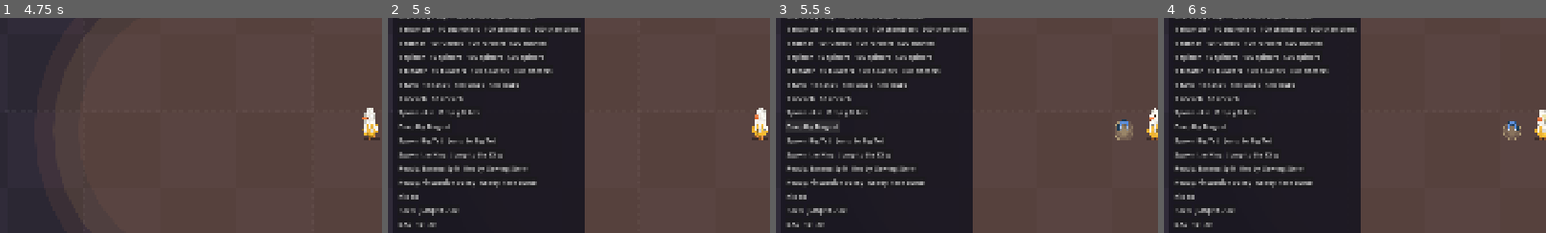
Above: before the commit, frames 1-4 (left to right).
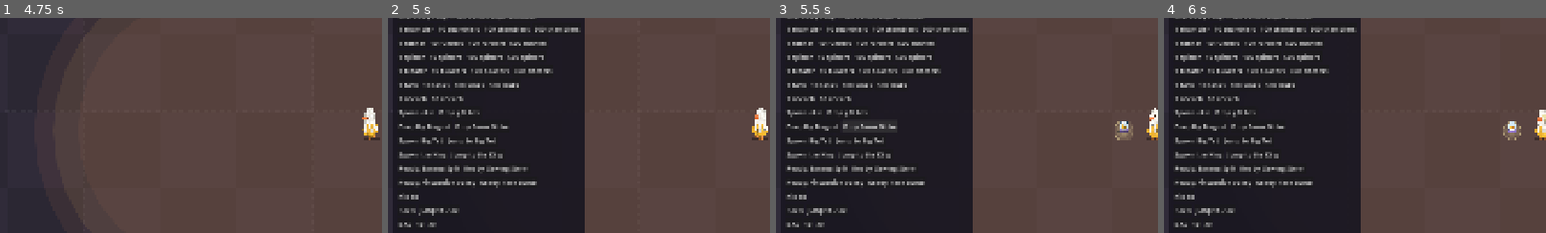
Above: after the commit, the same moments.

Repository: DennitoCheeto/stuffed
Game: Godot game, scene res://src/main/main.tscn
The game is run twice, just before and just after one commit, with the same random seed, the same clock (stepped at 60 frames per second) and the same inputs.
Inputs (mouse positions are % of the whole screen's width and height, from its top left):
- Up to frame 1 (4.75 s): click "Start run" at 0.5 s; tap Enter (ui_accept) at 1.25, 1.52, 1.82, 4.25, 4.52 s; move the mouse to (72, 45) at 1.27 s; hold D (p1_move_right) 1.28-2 s; hold B (banish_card) 1.28-2 s; click (72, 45) at 1.42 s; drag from (30, 55) to (45, 70) at 2.02 s; move the mouse to (60, 28) at 2.77 s; hold D (p1_move_right) 2.78-3.5 s; hold 1 (pick_card_1) 2.78-3.5 s; drag from (45, 70) to (20, 35) at 3.52 s; move the mouse to (80, 65) at 4.27 s; hold A (p1_move_left) from 4.28 s (still down); tap 3 (pick_card_3) at 4.35 s
- Up to frame 2 (5 s): keep holding A (p1_move_left); tap Enter (ui_accept) at 4.82 s; tap F1 (dev_menu) at 4.9 s
- Up to frame 3 (5.5 s): release A (p1_move_left) at 5 s; click "Drop Big Magnet" (after the commit: "Drop Snow Globe") at 5 s
- Up to frame 4 (6 s): click "Pause" at 5.75 s
The pictures show only the part of the screen within x 0-50%, y 24-74%; the shares and areas given below are measured in that part.

Frame 1 is identical in both runs. In frame 2, 0.2% of the frame differs, in the area x 17-32%, y 49-53%; in frame 3, 0.4%, in the area x 17-93%, y 47-54%; in frame 4, 0.3%.

Commit message:
M2-21: Snow Globe (freeze) (#89)
* M2-21: Snow Globe (freeze)

Grabbing a Snow Globe freezes the horde for 5 s: zombies stand still with a
pale icy tint, can't attack or hurt by touch, and still take damage (no
knockback). Enemy bullets in the air pop into fluff, the spawner pauses
(elites due meanwhile come right after), and bosses aren't frozen but run
at half speed. In the last second the ice cracks (sound) and the zombies
shake; then everything goes on as normal. Numbers live in
data/floor_pickup_rules.tres; the dev menu gets "Drop Snow Globe".

Closes #85

Co-Authored-By: Claude Opus 5.5 <noreply@anthropic.com>

* M2-21: fix line length in snow globe look (gdformat)

Co-Authored-By: Claude Opus 5.5 <noreply@anthropic.com>

---------

Co-authored-by: DennitoCheeto <216903375+DennitoCheeto@users.noreply.github.com>
Co-authored-by: Claude Opus 5.5 <noreply@anthropic.com>

Diff:
--- a/data/floor_pickup_rules.tres
+++ b/data/floor_pickup_rules.tres
@@ -12,9 +12,18 @@
 weight = 40.0
 sound = &"magnet"
 
+[sub_resource type="Resource" id="Resource_snow_globe"]
+script = ExtResource("2_def")
+id = &"snow_globe"
+display_name = "Snow Globe"
+banner = "SNOW GLOBE!"
+banner_subtitle = "The horde is frozen"
+weight = 30.0
+sound = &"snow_globe"
+
 [resource]
 script = ExtResource("1_rules")
-kinds = Array[ExtResource("2_def")]([SubResource("Resource_magnet")])
+kinds = Array[ExtResource("2_def")]([SubResource("Resource_magnet"), SubResource("Resource_snow_globe")])
 first_drop_after = 30.0
 min_gap = 45.0
 gap_spread = 30.0
@@ -22,3 +31,6 @@
 max_on_floor = 2
 touch_radius = 22.0
 banner_seconds = 1.8
+freeze_seconds = 5.0
+freeze_crack_seconds = 1.0
+freeze_boss_speed = 0.5
--- a/src/audio/sfx_bank.gd
+++ b/src/audio/sfx_bank.gd
@@ -41,6 +41,8 @@
 	&"boss_down": 1.6,
 	# Floor pickups (spec 02b).
 	&"magnet": 0.45,
+	&"snow_globe": 0.7,
+	&"ice_crack": 0.4,
 }
 
 
@@ -105,6 +107,8 @@
 		&"boss_hit": _boss_hit,
 		&"boss_down": _boss_down,
 		&"magnet": _magnet,
+		&"snow_globe": _snow_globe,
+		&"ice_crack": _ice_crack,
 	}
 	return voices[sound]
 
@@ -400,3 +404,28 @@
 	var tone: float = Synth.sine(phase) + 0.35 * Synth.triangle(phase * 2.0)
 	var envelope: float = minf(t / 0.02, 1.0) * clampf((0.45 - t) / 0.12, 0.0, 1.0)
 	return 0.3 * tone * envelope
+
+
+## Snow Globe grabbed: a bright music-box tinkle going up, over a soft icy crackle.
+static func _snow_globe(t: float) -> float:
+	var tinkle: float = 0.0
+	var notes: PackedFloat32Array = [84.0, 88.0, 91.0, 96.0]
+	for i: int in notes.size():
+		var start: float = i * 0.08
+		if t >= start:
+			var local: float = t - start
+			tinkle += Synth.sine(Synth.midi_hz(notes[i]) * local) * exp(-7.0 * local)
+	return 0.18 * tinkle + 0.08 * _crackle(t, 0.7)
+
+
+## The ice of a freeze cracks (it ends soon): a few sharp snaps.
+static func _ice_crack(t: float) -> float:
+	var snap: float = Synth.sine(Synth.sweep(t, 2400.0, 900.0, 0.4)) * exp(-14.0 * t)
+	return 0.12 * snap + 0.2 * _crackle(t, 0.4)
+
+
+## Short noise ticks that come and go, like ice or frost crackling, fading out over `length`.
+static func _crackle(t: float, length: float) -> float:
+	var tick_phase: float = fmod(t * 23.0, 1.0)
+	var ticks: float = exp(-40.0 * tick_phase) * absf(sin(t * 61.0))
+	return Synth.noise(t) * ticks * clampf((length - t) / (length * 0.5), 0.0, 1.0)
--- /dev/null
+++ b/src/effects/fluff_poofs.gd
@@ -0,0 +1,39 @@
+class_name FluffPoofs
+extends Node2D
+## Little white puffs of fluff, one at each spot, that grow and fade (enemy bullets popped by a
+## Snow Globe). One node draws all of them, so many puffs stay cheap.
+
+const LIFETIME: float = 0.45
+const PUFF_RADIUS: float = 9.0
+## Little balls per puff and how far they spread.
+const BALLS: int = 5
+const SPREAD: float = 10.0
+const FLUFF_COLOR: Color = Color("#f4f1e8")
+
+var spots: PackedVector2Array = []
+
+var _time: float = 0.0
+
+
+func _init(at: PackedVector2Array = PackedVector2Array()) -> void:
+	spots = at
+
+
+func _process(delta: float) -> void:
+	_time += delta
+	if _time >= LIFETIME:
+		queue_free()
+		return
+	queue_redraw()
+
+
+func _draw() -> void:
+	var share: float = _time / LIFETIME
+	var grow: float = 1.0 - pow(1.0 - share, 3.0)
+	var fluff: Color = FLUFF_COLOR
+	fluff.a = 0.9 * (1.0 - share)
+	for spot: Vector2 in spots:
+		draw_circle(spot, PUFF_RADIUS * (0.6 + 0.4 * grow), fluff)
+		for i: int in BALLS:
+			var out: Vector2 = Vector2.from_angle(TAU * i / BALLS + 0.4) * SPREAD * grow
+			draw_circle(spot + out, PUFF_RADIUS * 0.5, fluff)
--- a/src/enemies/enemy_manager.gd
+++ b/src/enemies/enemy_manager.gd
@@ -24,6 +24,10 @@
 signal boss_angry(boss: Zombie)
 ## A boss landed from a lunge.
 signal boss_landed(boss: Zombie)
+## A freeze is about to end: the ice cracks (sound).
+signal ice_cracking
+## A freeze ended: everything moves again.
+signal thawed
 
 ## Weapons find the manager through this group.
 const GROUP: StringName = &"enemy_manager"
@@ -49,7 +53,15 @@
 var zombies: Array[Zombie] = []
 ## While calm (goal reached), zombies stand still and can't hurt anyone.
 var calm: bool = false
-
+## Snow Globe: seconds the horde stays frozen (0 = not frozen), see `freeze`.
+var freeze_left: float = 0.0
+## While frozen, bosses move at this share of their speed.
+var freeze_boss_speed: float = 0.5
+## The ice cracks this many seconds before the freeze ends.
+var freeze_crack_seconds: float = 1.0
+
+## The crack of the current freeze was announced.
+var _cracked: bool = false
 var _grid: SpatialGrid = SpatialGrid.new(GRID_CELL)
 ## Only for looks (shamble phase, burst directions), so it doesn't change the seeded run.
 var _cosmetic_rng: RandomNumberGenerator = RandomNumberGenerator.new()
@@ -178,23 +190,81 @@
 	_grid.clear()
 	for zombie: Zombie in zombies:
 		_grid.insert(zombie, zombie.position)
+	var frozen: bool = is_frozen()
+	var shake: float = thaw_shake()
 	for zombie: Zombie in zombies:
 		if calm:
 			zombie.heading = Vector2.ZERO
 			zombie.windup_left = -1.0
 			if zombie.brain != null:
 				zombie.brain.calm_down()
+			zombie.tick(delta)
+		elif frozen and not zombie.is_boss():
+			_hold_frozen(zombie, shake)
+			zombie.tick(delta)
 		else:
-			var target: Player = _nearest_player(zombie.position, players)
-			if zombie.brain != null:
-				_move_boss(zombie, target, delta)
-			else:
-				_move(zombie, target, delta)
-			if zombie.brain == null or not zombie.brain.is_airborne():
-				_touch_players(zombie, players)
-			if zombie.attack != null:
-				_attack(zombie, target, delta)
-		zombie.tick(delta)
+			zombie.frozen = false
+			# A Snow Globe only slows bosses: their whole turn runs at a share of the speed.
+			var turn: float = delta * freeze_boss_speed if frozen else delta
+			_take_turn(zombie, players, turn)
+			zombie.tick(turn)
+	_count_down_freeze(delta)
+
+
+## A zombie's normal turn: walk (or the boss's pattern), touch players, attack.
+func _take_turn(zombie: Zombie, players: Array[Player], delta: float) -> void:
+	var target: Player = _nearest_player(zombie.position, players)
+	if zombie.brain != null:
+		_move_boss(zombie, target, delta)
+	else:
+		_move(zombie, target, delta)
+	if zombie.brain == null or not zombie.brain.is_airborne():
+		_touch_players(zombie, players)
+	if zombie.attack != null:
+		_attack(zombie, target, delta)
+
+
+## Freezes the horde for `seconds` (Snow Globe, spec 02b §3): zombies can't move, attack or hurt
+## by touch, but still take damage. Bosses aren't frozen, they move at `boss_speed` (0.5 = half).
+## In the last `crack_seconds` the ice cracks and they shake.
+func freeze(seconds: float, boss_speed: float, crack_seconds: float) -> void:
+	freeze_left = maxf(freeze_left, seconds)
+	freeze_boss_speed = boss_speed
+	freeze_crack_seconds = crack_seconds
+	_cracked = false
+
+
+func is_frozen() -> bool:
+	return freeze_left > 0.0
+
+
+## 0 while the ice holds, rising to 1 in the last seconds of a freeze (the ice cracks).
+func thaw_shake() -> float:
+	if not is_frozen() or freeze_left > freeze_crack_seconds:
+		return 0.0
+	return clampf(1.0 - freeze_left / maxf(freeze_crack_seconds, 0.001), 0.0, 1.0)
+
+
+## A frozen zombie stands still in its pose: no walking, no push, no wind-up, no touch damage.
+func _hold_frozen(zombie: Zombie, shake: float) -> void:
+	zombie.frozen = true
+	zombie.thaw_shake = shake
+	zombie.heading = Vector2.ZERO
+	zombie.knockback = Vector2.ZERO
+	zombie.windup_left = -1.0
+
+
+func _count_down_freeze(delta: float) -> void:
+	if not is_frozen():
+		return
+	freeze_left = maxf(freeze_left - delta, 0.0)
+	if not _cracked and freeze_left <= freeze_crack_seconds:
+		_cracked = true
+		ice_cracking.emit()
+	if freeze_left <= 0.0:
+		for zombie: Zombie in zombies:
+			zombie.frozen = false
+		thawed.emit()
 
 
 func _alive_players() -> Array[Player]:
--- a/src/enemies/spawner.gd
+++ b/src/enemies/spawner.gd
@@ -31,6 +31,10 @@
 var _mini_boss_done: bool = false
 ## The boss has come.
 var _boss_done: bool = false
+## Seconds the spawner still waits (Snow Globe); while it waits, nothing new comes.
+var _paused_left: float = 0.0
+## Elites that fell due during the last pause may come this much later than usual.
+var _pause_grace: float = 0.0
 
 
 func setup(manager: EnemyManager, view_camera: Camera2D, run_rng: RandomNumberGenerator) -> void:
@@ -43,6 +47,9 @@
 func tick(run_time: float, delta: float) -> void:
 	if not active:
 		return
+	if _paused_left > 0.0:
+		_paused_left = maxf(_paused_left - delta, 0.0)
+		return
 	_owed += schedule.rate_at(run_time, goal_seconds) * rate_scale * boss_rate_scale() * delta
 	while _owed >= 1.0:
 		_owed -= 1.0
@@ -50,6 +57,17 @@
 	_spawn_due_elites(run_time)
 	_spawn_due_mini_boss(run_time)
 	_spawn_due_boss(run_time)
+
+
+## Nothing new comes for `seconds` (Snow Globe). Elites and bosses that fall due meanwhile come
+## right after.
+func pause(seconds: float) -> void:
+	_paused_left = maxf(_paused_left, seconds)
+	_pause_grace = seconds
+
+
+func is_paused() -> bool:
+	return _paused_left > 0.0
 
 
 ## Spawns one zombie of `stats` (an elite with `elite`) outside the screen. Returns null if there
@@ -110,7 +128,7 @@
 ## skipped instead of all arriving at once.
 func _spawn_due_elites(run_time: float) -> void:
 	while schedule.elite_time(_next_elite) <= run_time:
-		if run_time - schedule.elite_time(_next_elite) <= MISSED_ELITE_SECONDS:
+		if run_time - schedule.elite_time(_next_elite) <= _missed_after():
 			spawn_elite(schedule.elite_enemy(_next_elite))
 		_next_elite += 1
 
@@ -121,7 +139,7 @@
 	if _mini_boss_done or boss == null or run_time < boss.at_seconds:
 		return
 	_mini_boss_done = true
-	if run_time - boss.at_seconds <= MISSED_ELITE_SECONDS:
+	if run_time - boss.at_seconds <= _missed_after():
 		spawn_boss(boss)
 
 
@@ -132,3 +150,8 @@
 		return
 	if spawn_boss(boss) != null:
 		_boss_done = true
+
+
+## An elite or mini-boss later than this (seconds) was skipped by a time jump.
+func _missed_after() -> float:
+	return MISSED_ELITE_SECONDS + _pause_grace
--- a/src/enemies/zombie.gd
+++ b/src/enemies/zombie.gd
@@ -44,6 +44,10 @@
 var volleys: int = 0
 ## Damage of one of its stuffing balls (endless mode scales it like touching).
 var spit_damage: float = 0.0
+## Frozen by a Snow Globe: it stands still in its pose with an icy tint (set by the manager).
+var frozen: bool = false
+## 0..1 while frozen: how hard it shakes because the ice is cracking (the freeze ends soon).
+var thaw_shake: float = 0.0
 
 var _time: float = 0.0
 var _since_hit: float = INF
@@ -164,8 +168,10 @@
 
 ## Advances its timers and animation by one frame.
 func tick(delta: float) -> void:
-	_time += delta
+	if not frozen:
+		_time += delta
 	_since_hit += delta
+	puppet.chill(frozen, thaw_shake)
 	stun_left = maxf(stun_left - delta, 0.0)
 	slow_left = maxf(slow_left - delta, 0.0)
 	if slow_left <= 0.0:
--- a/src/enemies/zombie_puppet.gd
+++ b/src/enemies/zombie_puppet.gd
@@ -9,6 +9,11 @@
 const PUFF_SIZE: Vector2 = Vector2(0.4, 0.3)
 ## Colour it glows towards while puffing up (the colour of the stuffing ball it will spit).
 const PUFF_TINT: Color = Color(1.8, 0.7, 0.9)
+## Pale ice blue while frozen (Snow Globe). Multiplies the felt, so dark outlines stay dark.
+const ICE_TINT: Color = Color(1.05, 1.3, 1.7)
+## How far (pixels) a frozen zombie shakes when the ice cracks, and how many times.
+const SHAKE_PIXELS: float = 2.5
+const SHAKES: float = 14.0
 
 var look: ZombieLook
 var origin: Node2D
@@ -86,6 +91,17 @@
 	root.modulate = Color.WHITE.lerp(PUFF_TINT, swell)
 
 
+## Frozen by a Snow Globe: a pale icy tint that keeps the dark outline (so you still see where it
+## is), and a shake once the ice cracks (`shake` grows 0..1 until it thaws).
+func chill(frozen: bool, shake: float) -> void:
+	modulate = ICE_TINT if frozen else Color.WHITE
+	if not frozen or shake <= 0.0:
+		position = Vector2.ZERO
+		return
+	var jitter: float = sin(shake * TAU * SHAKES) * SHAKE_PIXELS * shake
+	position = Vector2(jitter, 0.0)
+
+
 ## While stunned the zombie spins around (call after `animate`); 0 = not stunned.
 func spin(stun_left: float) -> void:
 	if stun_left > 0.0:
--- a/src/pickups/floor_pickup_look.gd
+++ b/src/pickups/floor_pickup_look.gd
@@ -16,10 +16,18 @@
 const MAGNET_INNER: float = 6.0
 const MAGNET_LEGS: float = 9.0
 const MAGNET_TIPS: float = 5.0
+const SNOW_GLOBE: StringName = &"floor/snow_globe"
+const GLASS_BLUE: Color = Color("#cfe8f7")
+const BASE_PURPLE: Color = Color("#8f73c4")
+const SNOW_WHITE: Color = Color("#fbfbff")
+const BANANE_YELLOW: Color = Color("#f2b52e")
+const BEAK_ORANGE: Color = Color("#f47a3a")
+## Radius of the glass ball (on screen, pixels).
+const GLOBE_RADIUS: float = 11.0
 
 
 static func make_parts() -> Dictionary[StringName, FeltPiece]:
-	return {MAGNET: _magnet()}
+	return {MAGNET: _magnet(), SNOW_GLOBE: _snow_globe()}
 
 
 ## The atlas part for pickup `id` (e.g. &"magnet").
@@ -60,3 +68,33 @@
 		points.append(Vector2(cos(angle), sin(angle)) * inner)
 	points.append(Vector2(-inner, legs))
 	return points
+
+
+## A light blue glass ball on a purple base, with a tiny Banane and snowflakes inside; its pivot
+## is the middle of the ball.
+static func _snow_globe() -> FeltPiece:
+	var unit: float = 1.0 / DRAW_SCALE
+	var globe: FeltPiece = FeltPiece.new()
+	globe.polygon = FeltShapes.circle(Vector2.ZERO, GLOBE_RADIUS * unit, 28)
+	globe.color = GLASS_BLUE
+	globe.outline_width = 5.0
+	globe.outline_color = OUTLINE_COLOR
+	var base: PackedFloat32Array = [-9.0, 7.0, 9.0, 7.0, 12.0, 15.0, -12.0, 15.0]
+	for i: int in base.size():
+		base[i] *= unit
+	globe.add_layer(FeltShapes.points(base), BASE_PURPLE)
+	# Tiny Banane: a yellow body with an orange beak, standing on a snowy hill.
+	var hill: PackedVector2Array = FeltShapes.ellipse(Vector2(0, 6) * unit, Vector2(8, 3) * unit)
+	globe.add_layer(hill, SNOW_WHITE)
+	var body_size: Vector2 = Vector2(3.5, 4.5) * unit
+	globe.add_layer(FeltShapes.ellipse(Vector2(0, 1) * unit, body_size), BANANE_YELLOW)
+	globe.add_layer(FeltShapes.circle(Vector2(2.8, -0.5) * unit, 1.3 * unit, 10), BEAK_ORANGE)
+	var flakes: Array[Vector2] = [Vector2(-6, -4), Vector2(5, -6), Vector2(-2, -8), Vector2(7, 1)]
+	for flake: Vector2 in flakes:
+		globe.add_layer(FeltShapes.circle(flake * unit, 1.0 * unit, 8), SNOW_WHITE)
+	var shine: PackedVector2Array = []
+	for i: int in 7:
+		var angle: float = PI * (1.1 + 0.35 * i / 6.0)
+		shine.append(Vector2(cos(angle), sin(angle)) * (GLOBE_RADIUS - 3.0) * unit)
+	globe.add_line(shine, SNOW_WHITE, 4.0)
+	return globe
--- a/src/pickups/floor_pickup_rules.gd
+++ b/src/pickups/floor_pickup_rules.gd
@@ -19,6 +19,12 @@
 @export var touch_radius: float = 22.0
 ## How long the name banner stays up.
 @export var banner_seconds: float = 1.8
+## Snow Globe: how long the horde stays frozen (seconds).
+@export var freeze_seconds: float = 5.0
+## Snow Globe: in the last this-many seconds the ice cracks and the zombies shake.
+@export var freeze_crack_seconds: float = 1.0
+## Snow Globe: bosses aren't frozen, they move at this share of their speed (0.5 = half).
+@export var freeze_boss_speed: float = 0.5
 
 
 ## The kind with this id, or null.
--- a/src/projectiles/projectile_manager.gd
+++ b/src/projectiles/projectile_manager.gd
@@ -86,6 +86,17 @@
 			_release_at(i)
 
 
+## Removes every enemy bullet in the air (Snow Globe; clouds on the floor stay) and returns
+## where they were, so they can pop into fluff there.
+func pop_enemy_bullets() -> PackedVector2Array:
+	var spots: PackedVector2Array = []
+	for i: int in range(active.size() - 1, -1, -1):
+		if active[i] is EnemyBullet:
+			spots.append(active[i].position)
+			_release_at(i)
+	return spots
+
+
 func _physics_process(delta: float) -> void:
 	targets.clear()
 	for player: Player in Players.all(get_tree()):
--- a/src/run/run.gd
+++ b/src/run/run.gd
@@ -128,6 +128,7 @@
 	enemies.boss_attacked.connect(_on_boss_attacked)
 	enemies.boss_angry.connect(_on_boss_angry)
 	enemies.boss_landed.connect(_on_boss_landed)
+	enemies.ice_cracking.connect(func() -> void: Sfx.play(&"ice_crack"))
 	spawner.boss_spawned.connect(_on_boss_spawned)
 	spawner.elite_spawned.connect(func(_elite: Zombie) -> void: Sfx.play(&"elite"))
 	pickups.collected.connect(_on_pickup_collected)
@@ -611,3 +612,16 @@
 	match kind.id:
 		&"magnet":
 			pickups.attract_all(player)
+		&"snow_globe":
+			freeze_the_horde()
+
+
+## Snow Globe (spec 02b §3): the horde freezes, bosses slow down, enemy bullets in the air pop
+## into fluff and no new zombies come, all for the freeze time from data.
+func freeze_the_horde() -> void:
+	var data: FloorPickupRules = floor_pickup_rules
+	enemies.freeze(data.freeze_seconds, data.freeze_boss_speed, data.freeze_crack_seconds)
+	spawner.pause(data.freeze_seconds)
+	var popped: PackedVector2Array = projectiles.pop_enemy_bullets()
+	if not popped.is_empty():
+		effects.add_child(FluffPoofs.new(popped))
--- /dev/null
+++ b/tests/scenarios/test_02b_snow_globe.gd
@@ -0,0 +1,179 @@
+extends "res://tests/scenarios/run_scenario.gd"
+## Scenario (spec 02b §3, §5, AC-34): grabbing a Snow Globe freezes every zombie for 5 s: they
+## can't move, attack or hurt by touch, but still take damage, and wear a pale icy tint. Enemy
+## bullets in the air pop into fluff, no new zombies come, bosses only slow to half speed. In the
+## last second the ice cracks and they shake; then everything goes on as normal.
+
+const SHAMBLER: EnemyStats = preload("res://data/enemies/shambler.tres")
+const SPITTER: EnemyStats = preload("res://data/enemies/spitter.tres")
+const BIG_TED: BigTedDef = preload("res://data/bosses/big_ted.tres")
+
+var run: Run
+## How many volleys zombies spat (recorded by a lambda, never a held signal watcher).
+var spat: Array[int] = []
+
+
+func _quiet_run() -> Run:
+	spat.clear()
+	run = await start_run()
+	run.spawner.active = false
+	disarm(first_player())
+	run.enemies.zombie_spat.connect(func(_zombie: Zombie, balls: int) -> void: spat.append(balls))
+	return run
+
+
+func _wait_until(done: Callable, seconds: float) -> bool:
+	for i: int in roundi(seconds * FPS):
+		if done.call():
+			return true
+		await wait_physics_frames(1)
+	return done.call()
+
+
+func _grabbed() -> bool:
+	return not run.floor_pickup_log.is_empty()
+
+
+## Drops a Snow Globe on player 1 and waits until it is grabbed (the freeze starts).
+func _grab_globe() -> void:
+	run.drop_floor_pickup(&"snow_globe", first_player().global_position)
+	assert_true(await _wait_until(_grabbed, 0.2), "the globe is grabbed at once")
+
+
+## Waits until the run clock reaches `freeze_started + seconds`.
+func _wait_freeze_time(freeze_started: float, seconds: float) -> void:
+	while run.elapsed < freeze_started + seconds:
+		await wait_physics_frames(1)
+
+
+func _enemy_bullets() -> int:
+	var count: int = 0
+	for shot: Projectile in run.projectiles.active:
+		if shot is EnemyBullet:
+			count += 1
+	return count
+
+
+func _poofs() -> int:
+	var count: int = 0
+	for child: Node in run.effects.get_children():
+		if child is FluffPoofs:
+			count += 1
+	return count
+
+
+func test_ac34_frozen_zombies_stand_still_and_cannot_hurt_but_take_damage() -> void:
+	await _quiet_run()
+	var banane: Player = first_player()
+	Sfx.history.clear()
+	await _grab_globe()
+	assert_eq(run.hud.banner_title.text, "SNOW GLOBE!", "its banner shows")
+	assert_true(Sfx.history.has(&"snow_globe"), "with its own sound")
+	assert_eq(run.floor_pickup_log[0]["name"], "Snow Globe", "it is logged")
+	var started: float = run.elapsed
+	var health_before: float = banane.health
+	var toucher: Zombie = run.enemies.spawn(SHAMBLER, banane.global_position + Vector2(10, 0))
+	var walker: Zombie = run.enemies.spawn(SHAMBLER, banane.global_position + Vector2(250, 0))
+	var walker_at: Vector2 = walker.position
+	var toucher_at: Vector2 = toucher.position
+	await wait_seconds(2.0)
+	assert_eq(banane.health, health_before, "touching a frozen zombie doesn't hurt")
+	assert_eq(walker.position, walker_at, "a frozen zombie doesn't walk")
+	assert_eq(toucher.position, toucher_at, "nor gets pushed")
+	assert_true(walker.frozen)
+	assert_eq(walker.puppet.modulate, ZombiePuppet.ICE_TINT, "it wears a pale icy tint")
+	var full: float = walker.health
+	run.enemies.damage(walker, 1.0, Vector2(500, 0))
+	assert_lt(walker.health, full, "a frozen zombie still takes damage")
+	await wait_physics_frames(3)
+	assert_eq(walker.position, walker_at, "and isn't knocked back")
+	assert_true(run.enemies.damage(toucher, 1000.0), "a frozen zombie can be killed")
+	assert_lt(run.elapsed - started, run.floor_pickup_rules.freeze_seconds, "all while frozen")
+
+
+func test_ac34_frozen_spitters_dont_spit_and_bullets_in_the_air_pop() -> void:
+	await _quiet_run()
+	var banane: Player = first_player()
+	banane.invincible = true
+	var spitter: Zombie = run.enemies.spawn(SPITTER, banane.global_position + Vector2(260, 0))
+	var aim: Vector2 = Vector2.LEFT
+	run.enemies.fire_volley(spitter, aim, spitter.attack, 3, spitter.spit_damage)
+	assert_eq(_enemy_bullets(), 3, "stuffing balls are in the air")
+	await _grab_globe()
+	assert_eq(_enemy_bullets(), 0, "the balls in the air are gone")
+	assert_eq(_poofs(), 1, "they pop into fluff")
+	spitter.attack_cooldown = 0.0
+	spat.clear()
+	await wait_seconds(3.0)
+	assert_eq(spat.size(), 0, "a frozen spitter doesn't spit")
+	assert_false(spitter.is_winding_up(), "nor puff up")
+
+
+func test_ac34_no_new_zombies_come_while_frozen() -> void:
+	await _quiet_run()
+	first_player().invincible = true
+	run.elapsed = 150.0
+	run.spawner.active = true
+	await wait_seconds(1.0)
+	assert_gt(run.enemies.alive_count(), 0, "zombies come before the globe")
+	await _grab_globe()
+	var started: float = run.elapsed
+	var count: int = run.enemies.alive_count()
+	await _wait_freeze_time(started, run.floor_pickup_rules.freeze_seconds - 0.2)
+	assert_eq(run.enemies.alive_count(), count, "no new zombies while frozen")
+	await _wait_freeze_time(started, run.floor_pickup_rules.freeze_seconds + 1.0)
+	assert_gt(run.enemies.alive_count(), count, "they come again afterwards")
+
+
+func test_ac34_bosses_are_not_frozen_only_slowed_to_half_speed() -> void:
+	await _quiet_run()
+	first_player().invincible = true
+	var start: Vector2 = first_player().global_position + Vector2(900, 0)
+	var ted: Zombie = run.enemies.spawn_boss(BIG_TED, start)
+	await wait_seconds(1.0)
+	var normal: float = ted.position.distance_to(start)
+	assert_gt(normal, 20.0, "Big Ted walks towards Banane")
+	await _grab_globe()
+	var frozen_start: Vector2 = ted.position
+	await wait_seconds(1.0)
+	var slowed: float = ted.position.distance_to(frozen_start)
+	assert_false(ted.frozen, "a boss isn't frozen")
+	assert_almost_eq(slowed / normal, 0.5, 0.1, "he only moves at half speed")
+
+
+func test_ac34_the_ice_cracks_in_the_last_second_then_everything_goes_on() -> void:
+	await _quiet_run()
+	var banane: Player = first_player()
+	banane.invincible = true
+	var zombie: Zombie = run.enemies.spawn(SHAMBLER, banane.global_position + Vector2(250, 0))
+	Sfx.history.clear()
+	await _grab_globe()
+	var started: float = run.elapsed
+	var freeze: float = run.floor_pickup_rules.freeze_seconds
+	var crack: float = run.floor_pickup_rules.freeze_crack_seconds
+	await _wait_freeze_time(started, freeze - crack - 0.2)
+	assert_eq(zombie.thaw_shake, 0.0, "the ice holds")
+	assert_false(Sfx.history.has(&"ice_crack"))
+	await _wait_freeze_time(started, freeze - crack * 0.5)
+	assert_gt(zombie.thaw_shake, 0.0, "in the last second the zombies shake")
+	assert_true(Sfx.history.has(&"ice_crack"), "and the ice cracks")
+	assert_true(zombie.frozen, "but they are still frozen")
+	var frozen_at: Vector2 = zombie.position
+	await _wait_freeze_time(started, freeze + 1.0)
+	assert_false(zombie.frozen, "the freeze is over")
+	assert_eq(zombie.puppet.modulate, Color.WHITE, "the icy tint is gone")
+	assert_eq(zombie.puppet.position, Vector2.ZERO, "no more shaking")
+	assert_lt(
+		zombie.position.distance_to(banane.global_position),
+		frozen_at.distance_to(banane.global_position) - 10.0,
+		"it walks again"
+	)
+
+
+func test_ac34_the_dev_menu_drops_a_snow_globe() -> void:
+	await _quiet_run()
+	run.dev_menu.press("Drop Snow Globe")
+	assert_eq(run.floor_pickups().size(), 1)
+	if run.floor_pickups().is_empty():
+		return
+	assert_eq(run.floor_pickups()[0].kind.id, &"snow_globe")
--- a/tests/unit/test_floor_pickups.gd
+++ b/tests/unit/test_floor_pickups.gd
@@ -95,3 +95,24 @@
 	assert_true(parts.has(FloorPickupLook.key(magnet.id)), "its own felt look")
 	for part: FeltPiece in parts.values():
 		part.free()
+
+
+func test_ac34_snow_globe_is_in_the_data_with_a_look_and_a_sound() -> void:
+	var globe: FloorPickupDef = RULES.find(&"snow_globe")
+	assert_not_null(globe, "the Snow Globe can drop")
+	if globe == null:
+		return
+	assert_eq(globe.banner, "SNOW GLOBE!")
+	assert_eq(globe.weight, 30.0, "spec odds: Snow Globe 30%")
+	assert_true(SfxBank.LENGTHS.has(globe.sound), "its own sound")
+	assert_true(SfxBank.LENGTHS.has(&"ice_crack"), "and a crack when the ice breaks")
+	var parts: Dictionary[StringName, FeltPiece] = FloorPickupLook.make_parts()
+	assert_true(parts.has(FloorPickupLook.key(globe.id)), "its own felt look")
+	for part: FeltPiece in parts.values():
+		part.free()
+
+
+func test_ac34_freeze_numbers_live_in_the_data() -> void:
+	assert_eq(RULES.freeze_seconds, 5.0, "spec: frozen for 5 s")
+	assert_eq(RULES.freeze_boss_speed, 0.5, "spec: bosses at half speed")
+	assert_eq(RULES.freeze_crack_seconds, 1.0, "spec: the ice cracks in the last second")
Not shown: 1 places in data/floor_pickup_rules.tres that only renumber resources
Not shown, added: src/effects/fluff_poofs.gd.uid
Not shown, added: tests/scenarios/test_02b_snow_globe.gd.uid
Not shown, changed: docs/status.md
